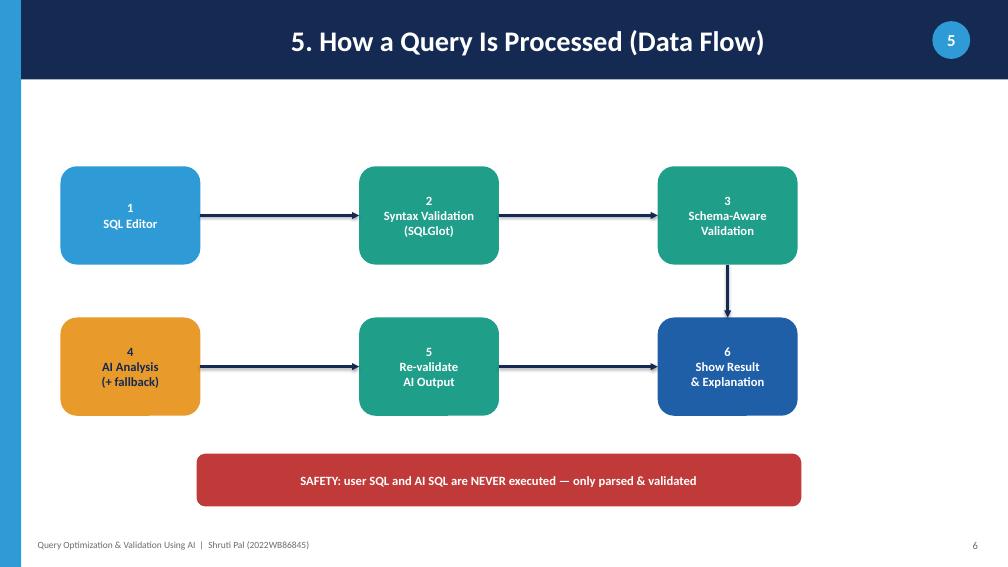
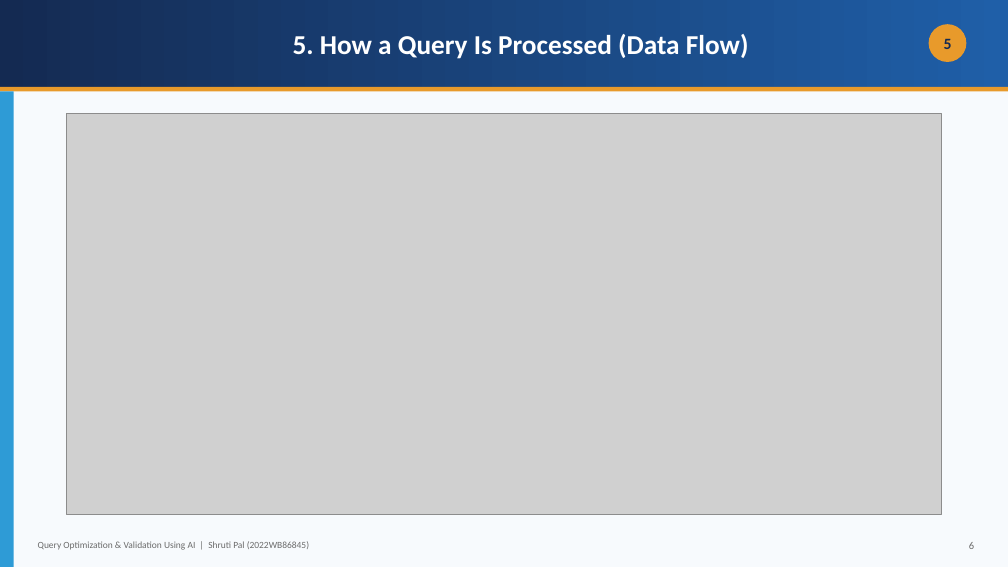
Before and after one commit to shreyanshx/AI-Query-Analyser-Validator, a slide deck: slide 7 of 2022wb86845 Dissertation Presentation.pptx. Drawn at 1008x567 pixels with LibreOffice and Linux fonts; fonts in the diff are those of the drawing; grey boxes stand for pictures. Boxes give left, top, right and bottom in pixels: in the first picture for what was removed or moved away, otherwise in the second. Text is boxed around its words. In the diff, an @@ line names an element or a change of style, - is before the commit and + after.

Commit message:
docs: redesign deck with gradient theme + image-based architecture/data-flow diagrams
Replace flat solid-colour slides with a gradient/layered theme and varied layouts. Architecture and data-flow diagrams are now rendered PNG images (embedded, not pptx shapes), with editable draw.io (.drawio) sources in assets/.

```diff
--- a/2022wb86845 Dissertation Presentation.pptx
+++ b/2022wb86845 Dissertation Presentation.pptx
@@ rectangle "5. How a Query Is ...": place and size @@
-rectangle "5. How a Query Is ..." at box(21, 0, 1008, 79)
+rectangle "5. How a Query Is ..." at box(0, 0, 1008, 87)
@@ rectangle "5. How a Query Is ..." at box(0, 0, 1008, 87): size 27 to 26 pt; fill #142A52 to gradient #142A52 to #1F5FA8 @@
@@ rectangle added at box(0, 0, 1008, 567), fill #F7FAFD @@
@@ ellipse "5": place and size @@
-ellipse "5" at box(932, 21, 970, 59)
+ellipse "5" at box(929, 24, 966, 62)
@@ ellipse "5" at box(929, 24, 966, 62): size 16 to 15 pt, text colour #FFFFFF to #142A52; fill #2E9BD6 to #E89A2B @@
@@ rectangle added at box(0, 87, 1008, 91), fill #E89A2B @@
@@ rectangle: place and size @@
-rectangle at box(0, 0, 21, 567)
+rectangle at box(0, 91, 14, 567)
@@ picture added at box(67, 113, 941, 514) @@
@@ rounded rectangle removed at box(60, 166, 200, 265) @@
-1
-SQL Editor
@@ rounded rectangle removed at box(359, 166, 499, 265) @@
-2
-Syntax Validation
-(SQLGlot)
@@ rounded rectangle removed at box(658, 166, 798, 265) @@
-3
-Schema-Aware
-Validation
@@ arrow removed from (200, 216) to (359, 216) @@
@@ arrow removed from (499, 216) to (658, 216) @@
@@ arrow removed from (727, 265) to (727, 318) @@
@@ rounded rectangle removed at box(60, 318, 200, 416) @@
-4
-AI Analysis
-(+ fallback)
@@ rounded rectangle removed at box(359, 318, 499, 416) @@
-5
-Re-validate
-AI Output
@@ rounded rectangle removed at box(658, 318, 798, 416) @@
-6
-Show Result
-& Explanation
@@ arrow removed from (200, 367) to (359, 367) @@
@@ arrow removed from (499, 367) to (658, 367) @@
@@ rounded rectangle removed at box(197, 454, 802, 507) @@
-SAFETY: user SQL and AI SQL are NEVER executed — only parsed & validated
@@ text "6": place and size @@
-text "6" at box(973, 542, 978, 549)
+text "6" at box(969, 542, 974, 549)
```
Also in this commit, not shown: 13 other slides changed, 4 other files.
